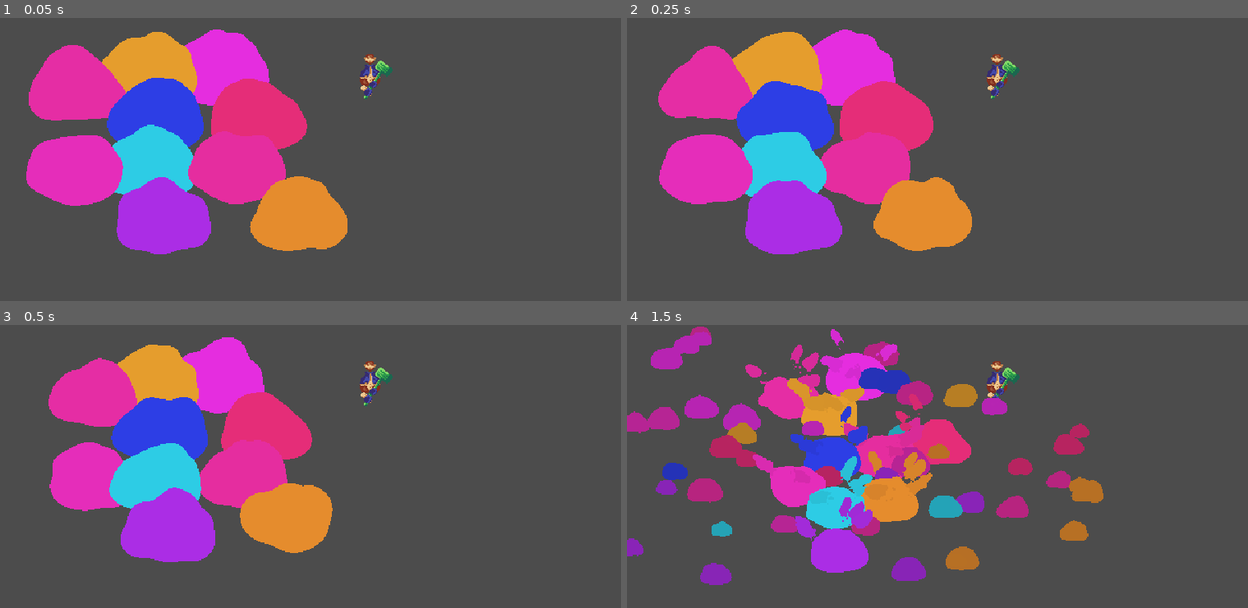
Above: before the commit, frames 1-4 (two rows, left to right).
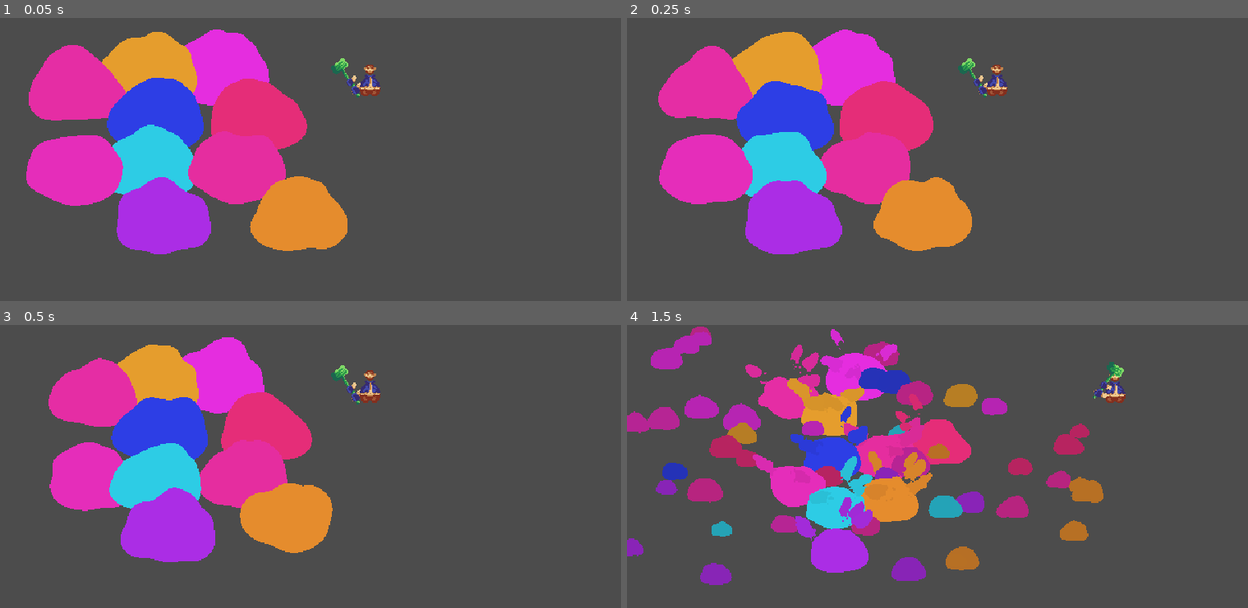
Above: after the commit, the same moments.

Repository: MetRiko/LD-2023-01
Game: Godot game, scene res://Root.tscn
The game is run twice, just before and just after one commit, with the same random seed, the same clock (stepped at 60 frames per second) and the same inputs. The engine's default icon, where the game draws it, is replaced by a stand-in: a white triangle on a blue panel in a dark square.
Inputs (mouse positions are in pixels of both pictures, inside the frame that each line leads up to):
- Up to frame 1 (0.05 s): no input
- Up to frame 2 (0.25 s): no input
- Up to frame 3 (0.5 s): no input
- Up to frame 4 (1.5 s): tap Enter at 0.5 s; move the mouse to (1098, 491) at 0.52 s; press the mouse at (1098, 491) at 0.53 s; hold D (game_right) 0.53-1.25 s; release the mouse at (1098, 491) at 1.25 s; drag from (825, 528) to (925, 582) at 1.27 s

The runs differ from the first frame. In frame 1, 0.6% of the frame differs, in the area x 53-64%, y 12-29%; in frame 2, 0.6%; in frame 3, 0.6%; in frame 4, 0.8%, in the area x 57-81%, y 12-28%.
Error before the commit: Parse Error: The identifier "hammer_locked_pos" isn't declared in the current scope. (res://player/Player.gd:32)

Commit message:
After merge fix

Diff:
--- a/player/Player.gd
+++ b/player/Player.gd
@@ -7,6 +7,7 @@
 onready var anim := $Anim
 onready var hammer := $Hammer
 onready var start_hammer_pos : Vector2
+var hammer_locked_pos := Vector2.ZERO
 var move_direction := Vector2.ZERO
 var velocity := Vector2.ZERO
 var hammer_pos_radius := Vector2(16.0, 8.0)
